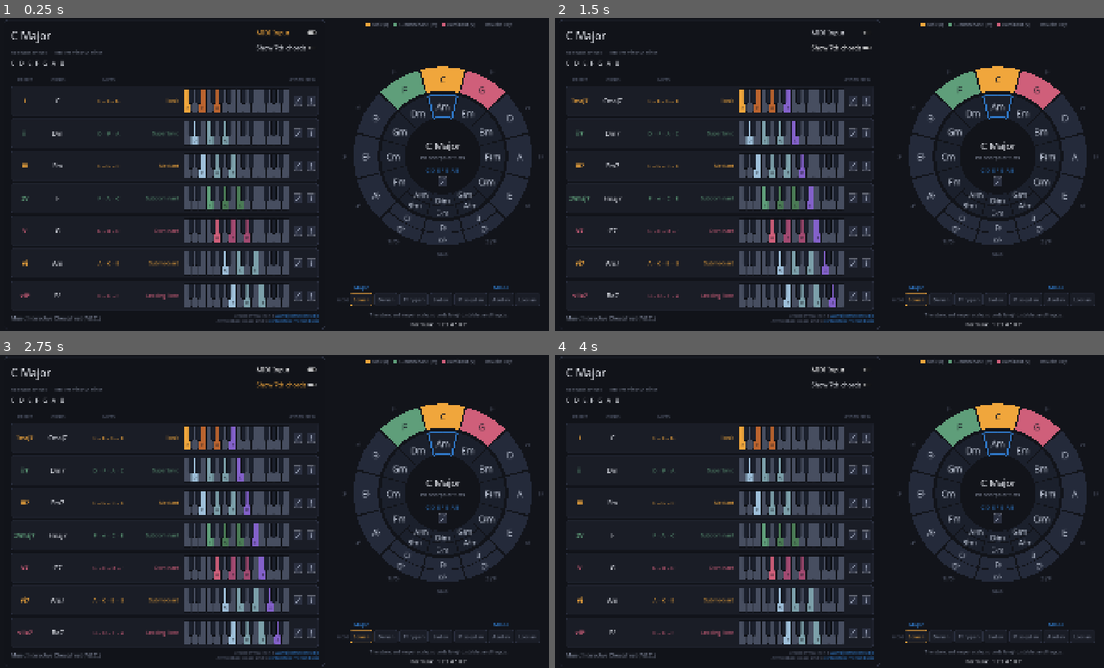
Above: before the commit, frames 1-4 (two rows, left to right).
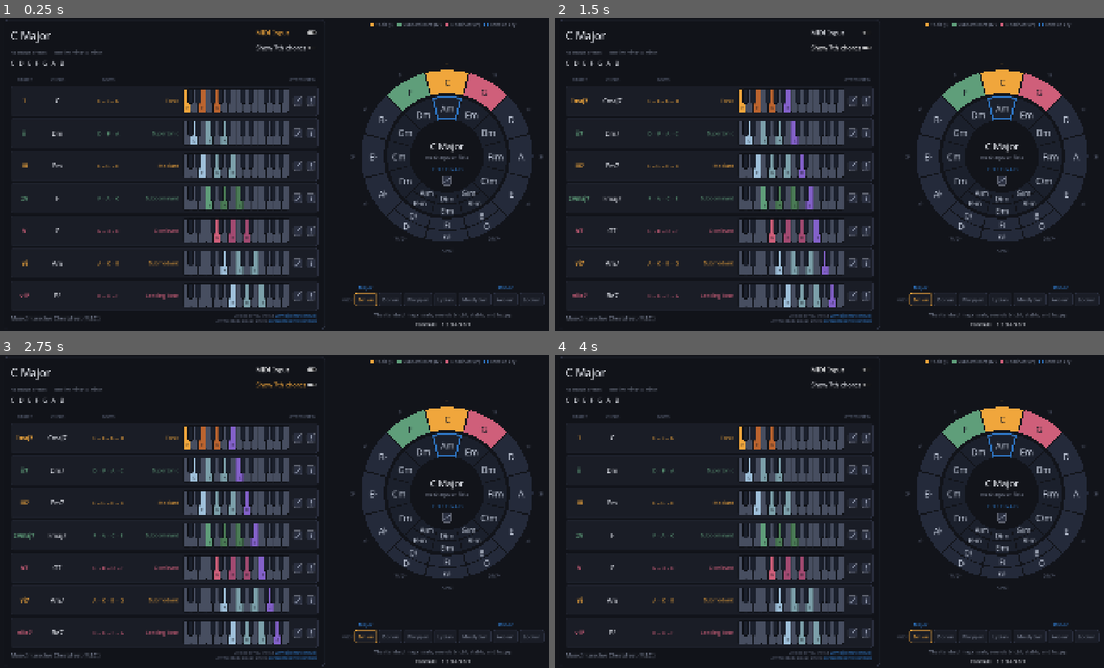
Above: after the commit, the same moments.

Repository: Square-Atom/mic
Game: Godot game, scene res://scenes/main.tscn
Two runs of this game, one before a commit and one after it. Both use one fixed random seed, a clock stepped at 60 frames per second and the inputs below.
Inputs:
- Up to frame 1 (0.25 s): no input
- Up to frame 2 (1.5 s): click "MIDI Input" at 0.5 s; click "Show 7th chords" at 1.25 s
- Up to frame 3 (2.75 s): click "MIDI Input" at 2 s
- Up to frame 4 (4 s): click "Show 7th chords" at 2.75 s; click "MIDI Input" at 3.5 s

The runs differ from the first frame. In frame 1, 6.0% of the frame differs, in the area x 2-100%, y 1-99%; in frame 2, 6.2%; in frame 3, 6.2%; in frame 4, 6.0%.

Commit message:
Stack the circle above the table when the window is taller than wide
One BoxContainer holds both halves and changes axis, rather than a second
scene holding a second copy of everything. A browser window is resized
continuously, so swapping scenes on each crossing would rebuild the tree
in front of the reader, and the legend, mode bar and description would
have had to exist twice and be kept in step by hand.

It could not be the existing HBoxContainer: the engine refuses those
outright with "Can't change orientation of HBoxContainer". A plain
BoxContainer can be instantiated and flipped, so that is what the node
now is.

Orientation is read from the real window, never the viewport, because
content_scale_size reshapes the viewport and testing that would feed back
on itself - going portrait would immediately look landscape again.

Portrait is 1180x2100. The width is dictated rather than chosen: a
ChordRow measures 1062px across and the panel 1110, so anything narrower
clips the rows instead of shrinking them. That leaves the interface small
on a phone, which is the honest cost of keeping the row as it is. The
circle is capped at 700px tall when stacked; left to expand it would take
its full width squared and push the table off the screen.

Co-Authored-By: Claude Opus 5 <noreply@anthropic.com>

Diff:
--- a/scenes/main.tscn
+++ b/scenes/main.tscn
@@ -1,10 +1,11 @@
-[gd_scene load_steps=4 format=3]
+[gd_scene load_steps=7 format=3]
 
 [ext_resource type="PackedScene" path="res://scenes/chord_panel.tscn" id="1_panel"]
 [ext_resource type="PackedScene" path="res://scenes/circle_of_fifths.tscn" id="2_circle"]
 [ext_resource type="Script" path="res://scripts/ui/legend.gd" id="3_legend"]
 [ext_resource type="Script" path="res://scripts/ui/mode_bar.gd" id="4_mode"]
 [ext_resource type="Script" path="res://scripts/ui/mode_description.gd" id="5_modedesc"]
+[ext_resource type="Script" path="res://scripts/ui/main_layout.gd" id="6_layout"]
 
 [node name="Main" type="Control"]
 layout_mode = 3
@@ -13,6 +14,7 @@
 anchor_bottom = 1.0
 grow_horizontal = 2
 grow_vertical = 2
+script = ExtResource("6_layout")
 
 [node name="Background" type="ColorRect" parent="."]
 layout_mode = 1
@@ -35,36 +37,47 @@
 theme_override_constants/margin_right = 28
 theme_override_constants/margin_bottom = 24
 
-[node name="HBox" type="HBoxContainer" parent="Margin"]
+[node name="Layout" type="BoxContainer" parent="Margin"]
+unique_name_in_owner = true
 layout_mode = 2
 theme_override_constants/separation = 28
 
-[node name="ChordPanel" parent="Margin/HBox" instance=ExtResource("1_panel")]
+[node name="ChordPanel" parent="Margin/Layout" instance=ExtResource("1_panel")]
+unique_name_in_owner = true
 layout_mode = 2
 size_flags_horizontal = 3
 size_flags_stretch_ratio = 1.2
 
-[node name="RightPane" type="VBoxContainer" parent="Margin/HBox"]
+[node name="Divider" type="ColorRect" parent="Margin/Layout"]
+unique_name_in_owner = true
+custom_minimum_size = Vector2(1, 0)
+layout_mode = 2
+size_flags_vertical = 3
+mouse_filter = 2
+
+[node name="RightPane" type="VBoxContainer" parent="Margin/Layout"]
+unique_name_in_owner = true
 layout_mode = 2
 size_flags_horizontal = 3
 theme_override_constants/separation = 14
 
-[node name="CircleLegend" type="HBoxContainer" parent="Margin/HBox/RightPane"]
+[node name="CircleLegend" type="HBoxContainer" parent="Margin/Layout/RightPane"]
 layout_mode = 2
 alignment = 1
 script = ExtResource("3_legend")
 
-[node name="CirclePane" type="AspectRatioContainer" parent="Margin/HBox/RightPane"]
+[node name="CirclePane" type="AspectRatioContainer" parent="Margin/Layout/RightPane"]
+unique_name_in_owner = true
 layout_mode = 2
 size_flags_vertical = 3
 
-[node name="CircleOfFifths" parent="Margin/HBox/RightPane/CirclePane" instance=ExtResource("2_circle")]
+[node name="CircleOfFifths" parent="Margin/Layout/RightPane/CirclePane" instance=ExtResource("2_circle")]
 layout_mode = 2
 
-[node name="ModeBar" type="HBoxContainer" parent="Margin/HBox/RightPane"]
+[node name="ModeBar" type="HBoxContainer" parent="Margin/Layout/RightPane"]
 layout_mode = 2
 script = ExtResource("4_mode")
 
-[node name="ModeDescription" type="VBoxContainer" parent="Margin/HBox/RightPane"]
+[node name="ModeDescription" type="VBoxContainer" parent="Margin/Layout/RightPane"]
 layout_mode = 2
 script = ExtResource("5_modedesc")
--- /dev/null
+++ b/scripts/ui/main_layout.gd
@@ -0,0 +1,101 @@
+class_name MainLayout
+extends Control
+
+## Switches the whole interface between landscape and portrait.
+##
+## Both halves stay in one BoxContainer that simply changes axis. A browser
+## window is resized continuously, so rebuilding the tree - or swapping to a
+## second scene - on every crossing would be visible to the reader, and the
+## legend, mode bar and description would have to exist twice and be kept in
+## step by hand.
+##
+## The container is a plain BoxContainer rather than an HBoxContainer because
+## the engine refuses to reorient those: HBoxContainer.set_vertical() fails
+## outright with "Can't change orientation of HBoxContainer".
+
+## The design size each orientation is scaled against. Landscape matches the
+## project's own viewport setting.
+##
+## Portrait is 9:16, and its width is dictated by the chord table rather than
+## chosen: one ChordRow measures 1062px across and the panel 1110, so anything
+## narrower would clip the rows rather than shrink them. That makes the whole
+## interface small on a phone, which is the cost of keeping the row as it is;
+## the row has to get narrower before this number can.
+const LANDSCAPE_BASE := Vector2i(1920, 1080)
+const PORTRAIT_BASE := Vector2i(1180, 2100)
+
+## How tall the circle is allowed to be when stacked. Left to expand it would
+## take its full width squared - over 1100px - and push the table off screen.
+const PORTRAIT_CIRCLE_HEIGHT := 700.0
+
+## The rule between the two halves, thin enough to divide without dividing
+## attention.
+const DIVIDER_THICKNESS := 1.0
+
+## The table gets a little more room than the circle, in either direction.
+const PANEL_RATIO := 1.2
+
+@onready var _layout: BoxContainer = %Layout
+@onready var _divider: ColorRect = %Divider
+@onready var _panel: Control = %ChordPanel
+@onready var _right: Control = %RightPane
+@onready var _circle_pane: Control = %CirclePane
+
+var _is_portrait := false
+
+
+func _ready() -> void:
+	_divider.color = Palette.PANEL_EDGE
+	get_window().size_changed.connect(_on_window_resized)
+	# Apply once up front rather than waiting for a resize, so the very first
+	# frame is already in the right orientation.
+	_apply(_window_is_portrait())
+
+
+func _on_window_resized() -> void:
+	var portrait := _window_is_portrait()
+	if portrait != _is_portrait:
+		_apply(portrait)
+
+
+## Read the real window, never the viewport. content_scale_size changes the
+## viewport's logical size, so testing that would feed back on itself: going
+## portrait would reshape the viewport, which would look landscape again.
+func _window_is_portrait() -> bool:
+	var win := get_window().size
+	return win.y > win.x
+
+
+func _apply(portrait: bool) -> void:
+	_is_portrait = portrait
+	get_window().content_scale_size = PORTRAIT_BASE if portrait else LANDSCAPE_BASE
+	_layout.vertical = portrait
+
+	# The circle leads in portrait and follows in landscape, so the halves trade
+	# places rather than merely changing axis.
+	_layout.move_child(_right if portrait else _panel, 0)
+	_layout.move_child(_divider, 1)
+	_layout.move_child(_panel if portrait else _right, 2)
+
+	# Expand along the axis the box now runs in, and merely fill across it.
+	var along := Control.SIZE_EXPAND_FILL
+	var across := Control.SIZE_FILL
+	_panel.size_flags_horizontal = across if portrait else along
+	_panel.size_flags_vertical = along if portrait else across
+	_right.size_flags_horizontal = across if portrait else along
+	_right.size_flags_vertical = along if portrait else across
+	_panel.size_flags_stretch_ratio = PANEL_RATIO
+
+	# The rule is one pixel on the axis it divides and stretches on the other.
+	_divider.custom_minimum_size = Vector2(0.0, DIVIDER_THICKNESS) if portrait \
+			else Vector2(DIVIDER_THICKNESS, 0.0)
+	_divider.size_flags_horizontal = along if portrait else across
+	_divider.size_flags_vertical = across if portrait else along
+
+	# Stacked, the circle is capped and centres itself inside the full width;
+	# side by side it takes whatever height is going.
+	if portrait:
+		_circle_pane.custom_minimum_size = Vector2(0.0, PORTRAIT_CIRCLE_HEIGHT)
+	else:
+		_circle_pane.custom_minimum_size = Vector2.ZERO
+	_circle_pane.size_flags_vertical = across if portrait else along
Not shown, added: scripts/ui/main_layout.gd.uid
